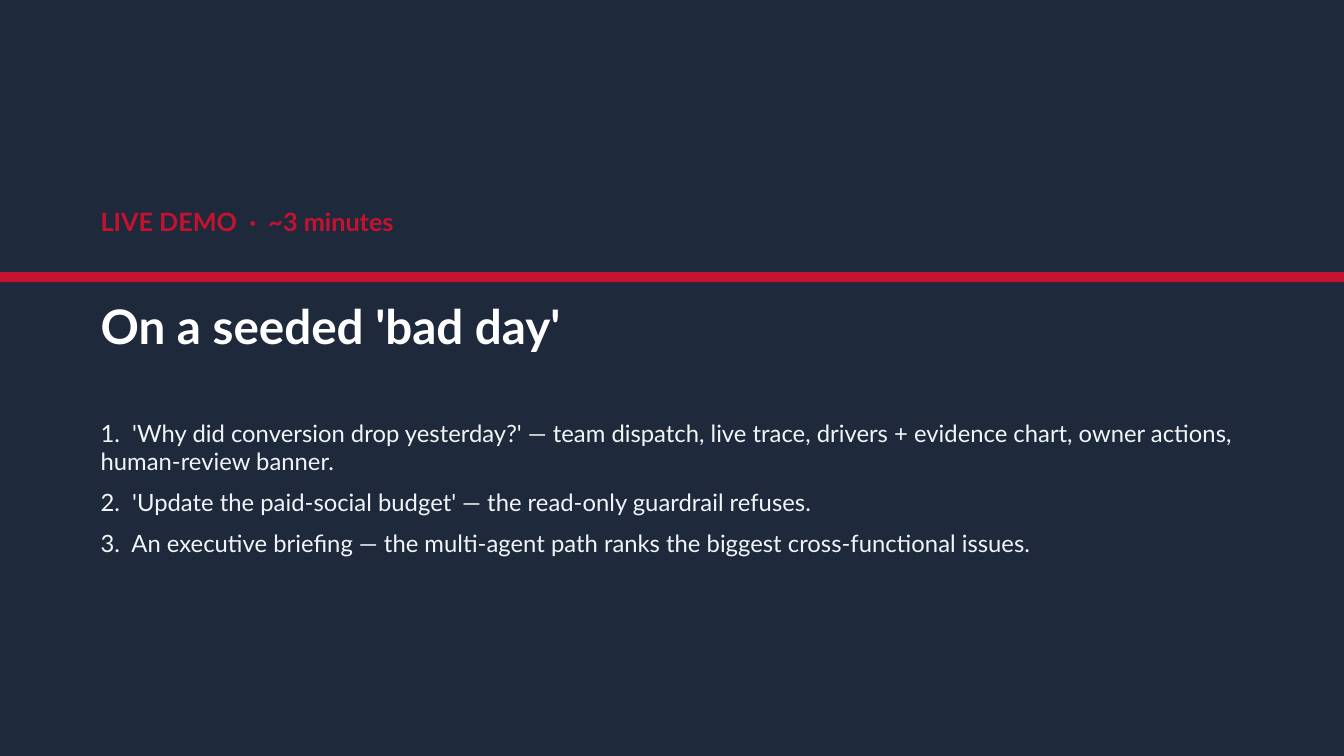
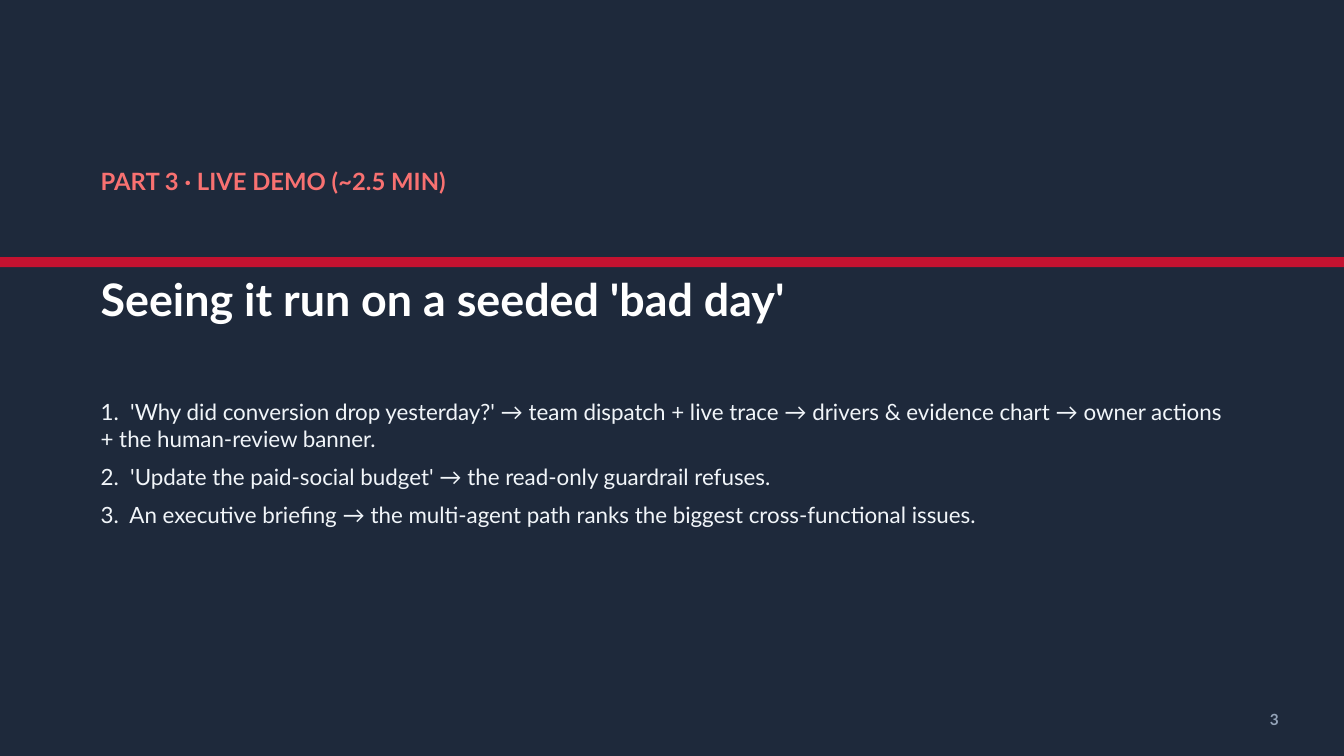
Before and after one commit to hreddy99/omnichannel-retail-analytics-assistant, a slide deck: slide 3 of presentation/Omnichannel_8min.pptx (slide 5 before the commit). Drawn at 1344x756 pixels with LibreOffice and Linux fonts; fonts in the diff are those of the drawing. Boxes give left, top, right and bottom in pixels: in the first picture for what was removed or moved away, otherwise in the second. Text is boxed around its words. In the diff, an @@ line names an element or a change of style, - is before the commit and + after.

```diff
--- a/presentation/Omnichannel_8min.pptx
+++ b/presentation/Omnichannel_8min.pptx
@@ text at (101, 171, 445, 194): text changed; size 18 to 17 pt; text colour #C41230 to #F87171 @@
-LIVE DEMO · ~3 minutes
+PART 3 · LIVE DEMO (~2.5 MIN)
@@ rectangle: place and size @@
-rectangle at (0, 272, 1344, 282)
+rectangle at (0, 257, 1344, 267)
@@ text at (101, 282, 785, 324): text changed; size 34 to 32 pt @@
-On a seeded 'bad day'
+Seeing it run on a seeded 'bad day'
@@ text at (101, 403, 1221, 527): text changed; size 17 to 16 pt @@
-1. 'Why did conversion drop yesterday?' — team dispatch, live trace, drivers + evidence chart, owner actions, human-review banner.
-2. 'Update the paid-social budget' — the read-only guardrail refuses.
-3. An executive briefing — the multi-agent path ranks the biggest cross-functional issues.
+1. 'Why did conversion drop yesterday?' → team dispatch + live trace → drivers & evidence chart → owner actions + the human-review banner.
+2. 'Update the paid-social budget' → the read-only guardrail refuses.
+3. An executive briefing → the multi-agent path ranks the biggest cross-functional issues.
@@ text added at (1270, 714, 1279, 725), 11 pt, text #94A3B8, bold @@
+3
```
Also in this commit, not shown: 4 other slides changed, 2 slides removed, 2 other files.
